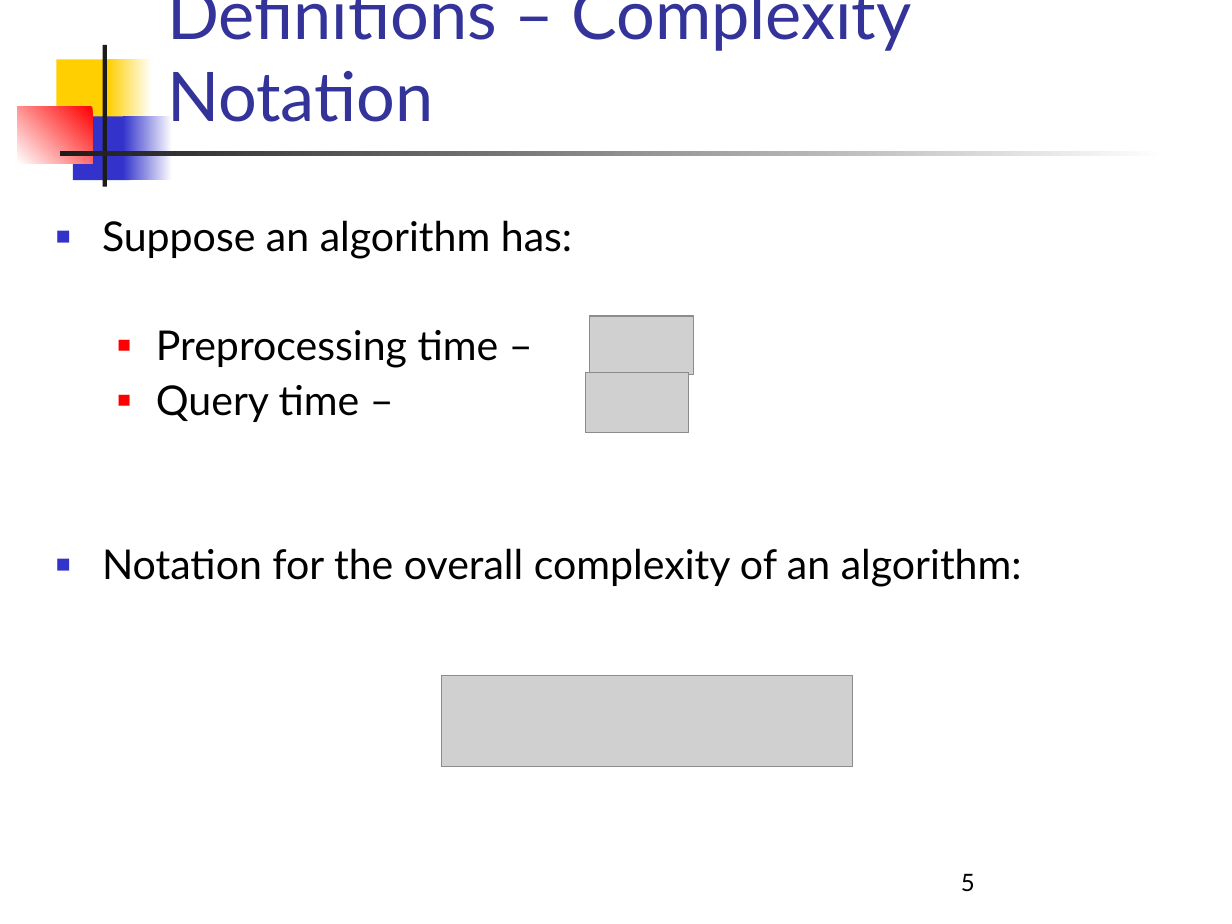
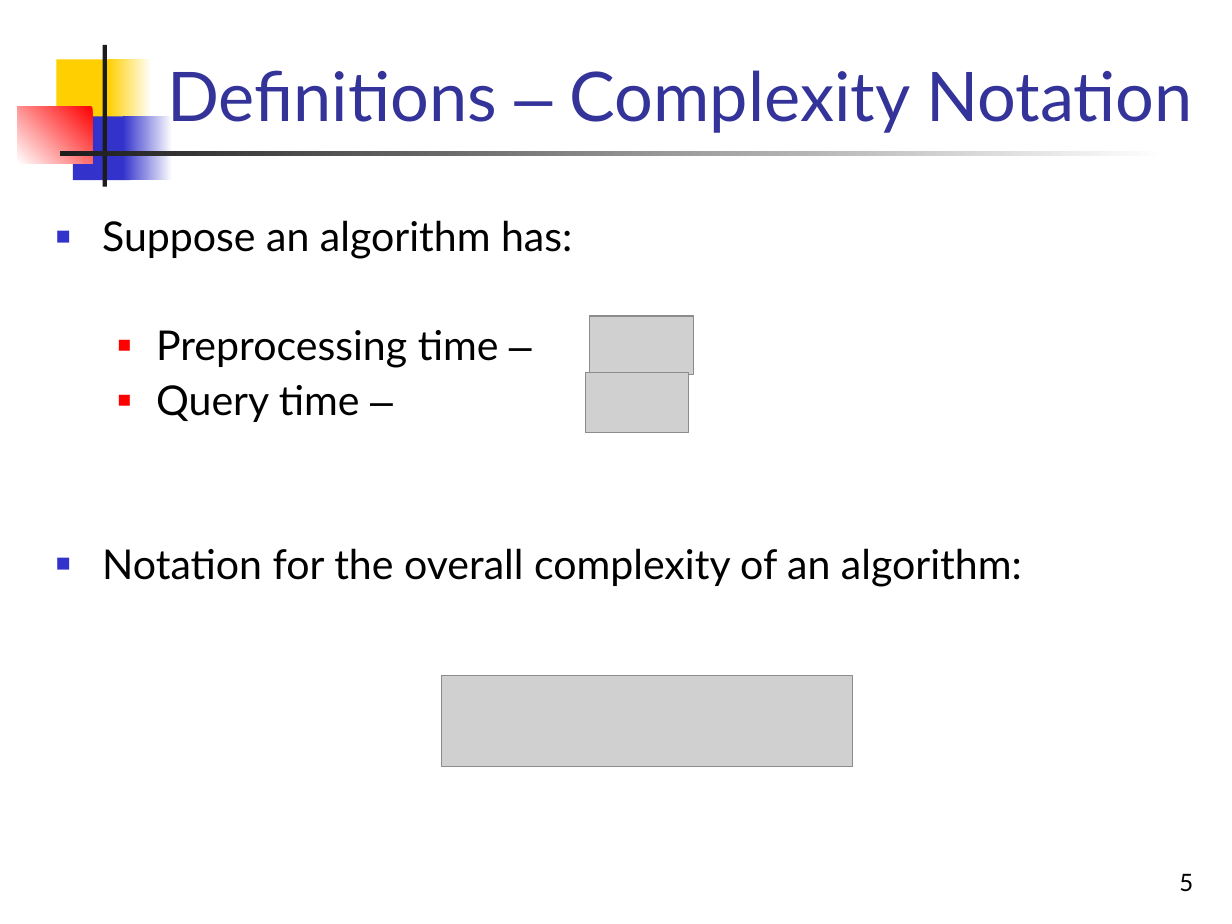
Before and after one commit to pamd/foo, a slide deck: slide 5 of faq/geometry/RMQ_LCA/LCA-seminar-modified.ppt. Drawn at 1232x924 pixels with LibreOffice and Linux fonts; fonts in the diff are those of the drawing; grey boxes stand for pictures. Boxes give left, top, right and bottom in pixels: in the first picture for what was removed or moved away, otherwise in the second. Text is boxed around its words. In the diff, an @@ line names an element or a change of style, - is before the commit and + after.

```diff
--- a/faq/geometry/RMQ_LCA/LCA-seminar-modified.ppt
+++ b/faq/geometry/RMQ_LCA/LCA-seminar-modified.ppt
@@ title "Definitions – Complexity Notation" at (167,70,1192,133): font Lato to Arial in "–" @@
@@ text at (156,330,499,422): font Lato to Arial in "–", "–" @@
@@ page number at (1179,873,1193,892): alignment left to right @@
```
Also in this commit, not shown: 55 other slides changed, 11 other files.
